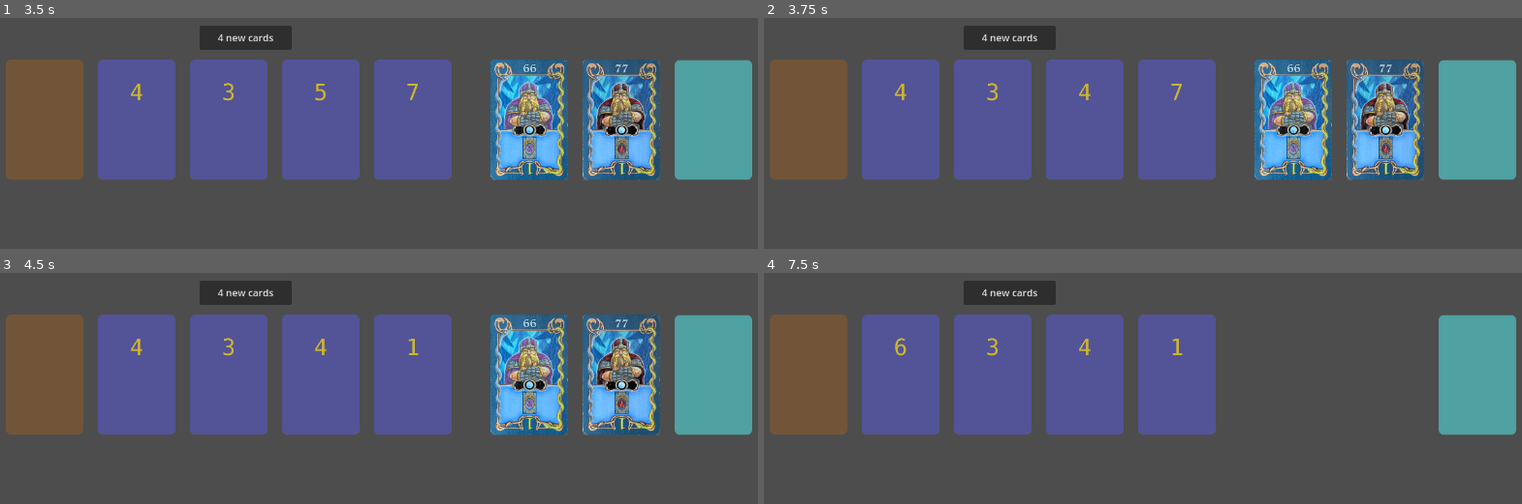
Above: before the commit, frames 1-4 (two rows, left to right).
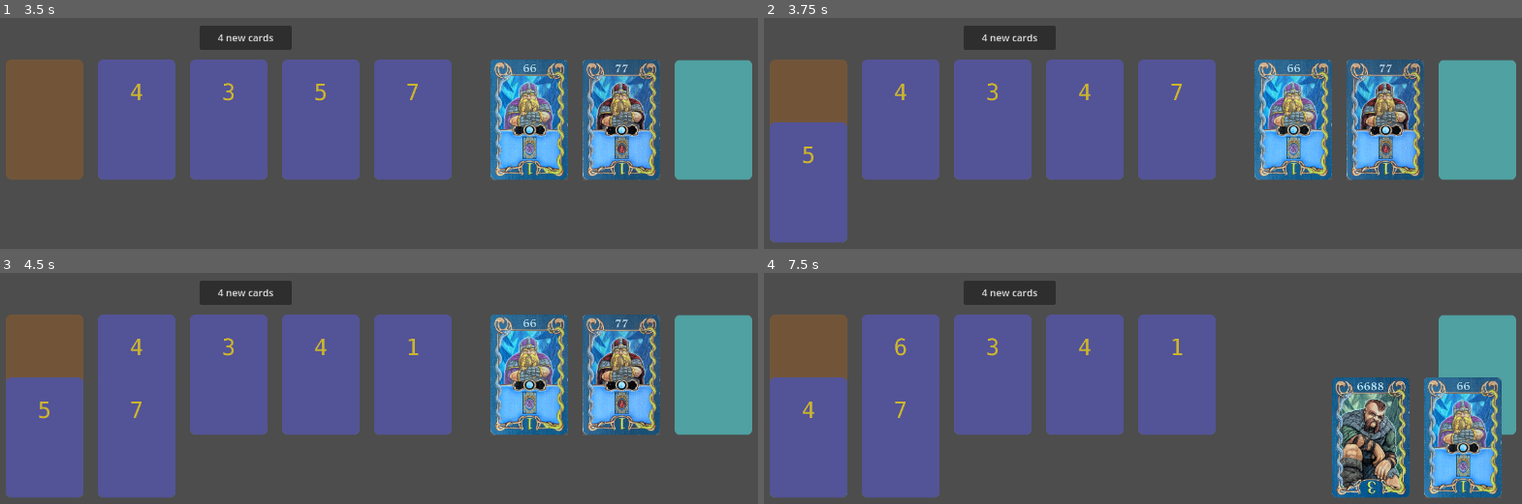
Above: after the commit, the same moments.

Repository: vbackeberg/game1
Game: Godot game, scene res://main.tscn
Same seed, same stepped clock (60 frames per second), same inputs: the game is played once before the commit and once after it.
Inputs (mouse positions are in pixels of both pictures, inside the frame that each line leads up to):
- Up to frame 1 (3.5 s): click (45, 119) at 0.5 s; click (712, 119) at 1.25 s; click (136, 119) at 2 s; click (227, 119) at 2.77 s
- Up to frame 2 (3.75 s): click (1082, 119) at 3.52 s
- Up to frame 3 (4.5 s): click (409, 374) at 4.27 s
- Up to frame 4 (7.5 s): click (1385, 374) at 5 s; click (1294, 374) at 5.77 s; click (900, 374) at 6.52 s; click (1385, 374) at 7.27 s

Frame 1 is identical in both runs. In frame 2, 5.3% of the frame differs, in the area x 0-11%, y 45-98%; in frame 3, 8.1%; in frame 4, 18%, in the area x 0-98%, y 45-98%.
Error before the commit: Invalid call to function 'add_character' in base 'Node2D (player_area.gd)'. Expected 4 arguments. (res://middle_area.gd:99)
Error after the commit: Invalid call to function 'add_character' in base 'Node2D (player_area.gd)'. Expected 4 arguments. (res://middle_area.gd:100)

Commit message:
Cycle through player areas wip

Diff:
--- a/main.gd
+++ b/main.gd
@@ -2,32 +2,37 @@
 
 var playerArea: Node2D
 var middleArea: Node2D
-var current_view: String = "middle" # Can be "middle" or "hand"
+var middleVisible: bool
 var actionsLeft: int
+
+var currentPlayer: int
+var players: Array[Node2D]
 
 # Called when the node enters the scene tree for the first time.
 func _ready() -> void:
-	playerArea = $PlayerArea # Make it accessible from middle area.
 	middleArea = $MiddleArea
+	$MiddleArea.action_used.connect(_on_action_used)
+	middleVisible = true
 
-	$PlayerArea.visible = false
+	players = [$PlayerArea, $PlayerArea2, $PlayerArea3, $PlayerArea4, $PlayerArea5, $PlayerArea6]
+	currentPlayer = 0
+	players[currentPlayer].visible = false
+	players[currentPlayer].action_used.connect(_on_action_used)
 	actionsLeft = 3
-	$PlayerArea.action_used.connect(_on_action_used)
-	$MiddleArea.action_used.connect(_on_action_used)
 
 func _input(event):
 	if event.is_action_pressed("ui_accept"): # Space bar
 		toggle_view()
 
 func toggle_view():
-	if current_view == "middle":
+	if middleVisible == true:
 		$MiddleArea.visible = false
-		$PlayerArea.visible = true
-		current_view = "hand"
+		players[currentPlayer].visible = true
+		middleVisible = false
 	else:
 		$MiddleArea.visible = true
-		$PlayerArea.visible = false
-		current_view = "middle"
+		players[currentPlayer].visible = false
+		middleVisible = true
 
 # Called every frame. 'delta' is the elapsed time since the previous frame.
 func _process(_delta: float) -> void:
@@ -37,3 +42,5 @@
 	actionsLeft -= 1
 	if actionsLeft == 0:
 		print("All actions used. Next player's turn.")
+		currentPlayer = (currentPlayer + 1) % players.size()
+		actionsLeft = 3
--- a/main.tscn
+++ b/main.tscn
@@ -11,4 +11,14 @@
 
 [node name="PlayerArea" parent="." instance=ExtResource("3_1bvp3")]
 
+[node name="PlayerArea2" parent="." instance=ExtResource("3_1bvp3")]
+
+[node name="PlayerArea3" parent="." instance=ExtResource("3_1bvp3")]
+
+[node name="PlayerArea4" parent="." instance=ExtResource("3_1bvp3")]
+
+[node name="PlayerArea5" parent="." instance=ExtResource("3_1bvp3")]
+
+[node name="PlayerArea6" parent="." instance=ExtResource("3_1bvp3")]
+
 [connection signal="visibility_changed" from="PlayerArea" to="PlayerArea" method="_on_visibility_changed"]
--- a/middle_area.gd
+++ b/middle_area.gd
@@ -74,7 +74,8 @@
 
 func _on_stack_resources_pressed() -> void:
 	var card = _draw_resource()
-	get_parent().playerArea.add_resource(card)
+	# TODO simplify
+	get_parent().players[get_parent().currentPlayer].add_resource(card)
 	action_used.emit()
 
 func _replenish_resources():
@@ -96,12 +97,12 @@
 			_replenish_characters()
 
 	var card = characterCards.pop_back()
-	get_parent().playerArea.add_character(card)
+	get_parent().players[get_parent().currentPlayer].add_character(card)
 	action_used.emit()
 
 ## Move the card to the player's hand
 func _on_resource_card_pressed(card: TextureButton) -> void:
-	get_parent().playerArea.add_resource(card.value)
+	get_parent().players[get_parent().currentPlayer].add_resource(card.value)
 	place_resource(card.slot)
 	card.queue_free()
 	action_used.emit()
@@ -125,7 +126,7 @@
 
 ## Moves the card to the player's hand
 func _on_character_card_pressed(card: TextureButton) -> void:
-	get_parent().playerArea.add_character(card.cost, card.diamondCost, card.points, card.diamonds)
+	get_parent().players[get_parent().currentPlayer].add_character(card.cost, card.diamondCost, card.points, card.diamonds)
 	card.queue_free()
 	place_character(card.slot)
 	action_used.emit()
